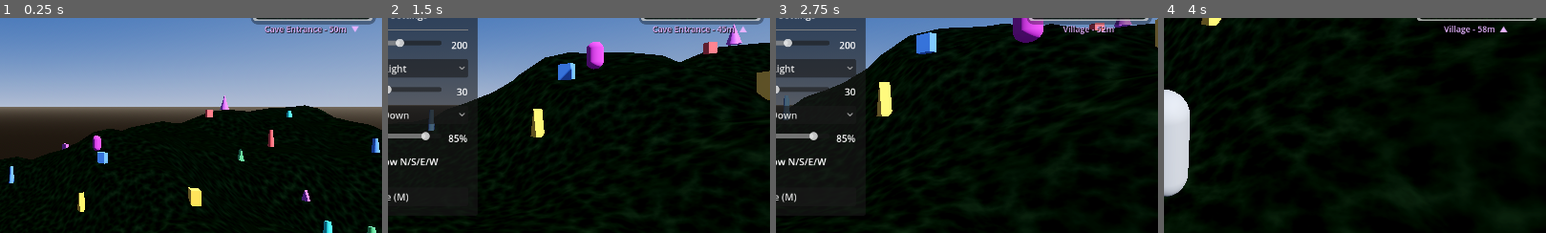
Above: before the commit, frames 1-4 (left to right).
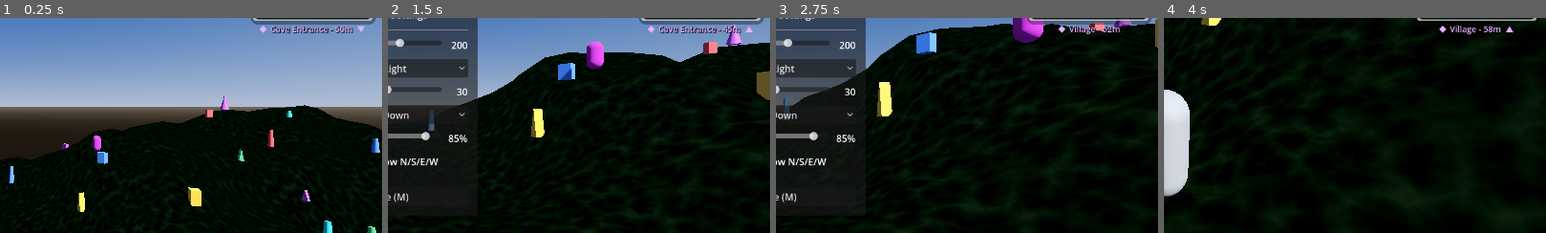
Above: after the commit, the same moments.

Repository: graydwarf/nibble-minimap-gold
Game: Godot game, scene res://scenes/main/main.tscn
Same seed, same stepped clock (60 frames per second), same inputs: the game is played once before the commit and once after it.
Inputs (mouse positions are % of the whole screen's width and height, from its top left):
- Up to frame 1 (0.25 s): no input
- Up to frame 2 (1.5 s): tap Enter at 0.5 s; move the mouse to (55, 50) at 0.52 s; hold Shift (sprint) 0.53-1.28 s; hold W (move_forward) from 0.53 s (still down); click (55, 50) at 0.67 s; move the mouse to (45, 50) at 1.27 s; tap M at 1.35 s
- Up to frame 3 (2.75 s): move the mouse to (60, 28) at 2.02 s; release W (move_forward) at 2.03 s; hold D (move_right) from 2.03 s (still down); tap Tab at 2.1 s
- Up to frame 4 (4 s): move the mouse to (45, 70) at 2.77 s; release D (move_right) at 2.78 s; hold W (move_forward) from 2.78 s (still down); tap V at 2.85 s; click (45, 70) at 2.92 s; move the mouse to (57, 51) at 3.52 s; hold Shift (sprint) from 3.53 s (still down)
The pictures show only the part of the screen within x 50-100%, y 29-79%; the shares and areas given below are measured in that part.

The runs differ from the first frame. In frame 1, 0.7% of the frame differs, in the area x 68-96%, y 3-8%; in frame 2, 0.7%; in frame 3, 0.4%; in frame 4, 0.4%.

Commit message:
Add diamond icon to waypoint distance label, increase waypoint marker size
- Add diamond SVG icon before distance text in waypoint label
- Increase 3D waypoint diamond mesh size from 0.8x1.2 to 2.0x3.0
- Layout: [diamond icon] distance [elevation arrow]

Diff:
--- /dev/null
+++ b/assets/icons/diamond.svg
@@ -0,0 +1,3 @@
+<svg width="16" height="16" viewBox="0 0 16 16" xmlns="http://www.w3.org/2000/svg">
+<path d="M8 2L14 8L8 14L2 8L8 2Z" fill="#E6B3FF"/>
+</svg>
--- a/scenes/minimap/minimap.gd
+++ b/scenes/minimap/minimap.gd
@@ -96,9 +96,11 @@
 
 var _distance_label: Label = null
 var _elevation_icon: TextureRect = null
+var _waypoint_icon: TextureRect = null
 var _distance_container: HBoxContainer = null
 var _arrow_up_texture: Texture2D = null
 var _arrow_down_texture: Texture2D = null
+var _diamond_texture: Texture2D = null
 
 @onready var viewport_container: SubViewportContainer = $SubViewportContainer
 @onready var sub_viewport: SubViewport = $SubViewportContainer/SubViewport
@@ -495,13 +497,15 @@
 	viewport_container.add_child(edge_arrows)
 
 func _create_distance_label() -> void:
-	# Load arrow textures (optional - falls back to Unicode if not imported)
+	# Load icon textures (optional - falls back to Unicode if not imported)
 	if ResourceLoader.exists("res://assets/icons/arrow_up.svg"):
 		_arrow_up_texture = load("res://assets/icons/arrow_up.svg")
 	if ResourceLoader.exists("res://assets/icons/arrow_down.svg"):
 		_arrow_down_texture = load("res://assets/icons/arrow_down.svg")
-
-	# Create container for label + icon
+	if ResourceLoader.exists("res://assets/icons/diamond.svg"):
+		_diamond_texture = load("res://assets/icons/diamond.svg")
+
+	# Create container for icons + label
 	_distance_container = HBoxContainer.new()
 	_distance_container.name = "DistanceContainer"
 	_distance_container.alignment = BoxContainer.ALIGNMENT_CENTER
@@ -510,6 +514,14 @@
 	_distance_container.set_anchors_preset(Control.PRESET_BOTTOM_WIDE)
 	_distance_container.offset_top = 4
 	_distance_container.offset_bottom = 24
+
+	# Create waypoint diamond icon (before label)
+	_waypoint_icon = TextureRect.new()
+	_waypoint_icon.name = "WaypointIcon"
+	_waypoint_icon.custom_minimum_size = Vector2(16, 16)
+	_waypoint_icon.stretch_mode = TextureRect.STRETCH_KEEP_ASPECT_CENTERED
+	if _diamond_texture:
+		_waypoint_icon.texture = _diamond_texture
 
 	# Create label
 	_distance_label = Label.new()
@@ -525,13 +537,14 @@
 	label_settings.shadow_size = 2
 	_distance_label.label_settings = label_settings
 
-	# Create elevation icon
+	# Create elevation icon (after label)
 	_elevation_icon = TextureRect.new()
 	_elevation_icon.name = "ElevationIcon"
 	_elevation_icon.custom_minimum_size = Vector2(20, 20)
 	_elevation_icon.stretch_mode = TextureRect.STRETCH_KEEP_ASPECT_CENTERED
 	_elevation_icon.visible = false
 
+	_distance_container.add_child(_waypoint_icon)
 	_distance_container.add_child(_distance_label)
 	_distance_container.add_child(_elevation_icon)
 
--- a/scenes/minimap/waypoint_marker_3d.gd
+++ b/scenes/minimap/waypoint_marker_3d.gd
@@ -89,8 +89,8 @@
 	var surface := SurfaceTool.new()
 	surface.begin(Mesh.PRIMITIVE_TRIANGLES)
 
-	var size := 0.8  # Diamond width/depth
-	var height := 1.2  # Total height
+	var size := 2.0  # Diamond width/depth
+	var height := 3.0  # Total height
 
 	# Diamond vertices: top, middle 4 corners, bottom
 	var top := Vector3(0, height / 2, 0)
Not shown, changed: THIRD_PARTY_LICENSES.txt
Not shown, added: assets/icons/diamond.svg.import
